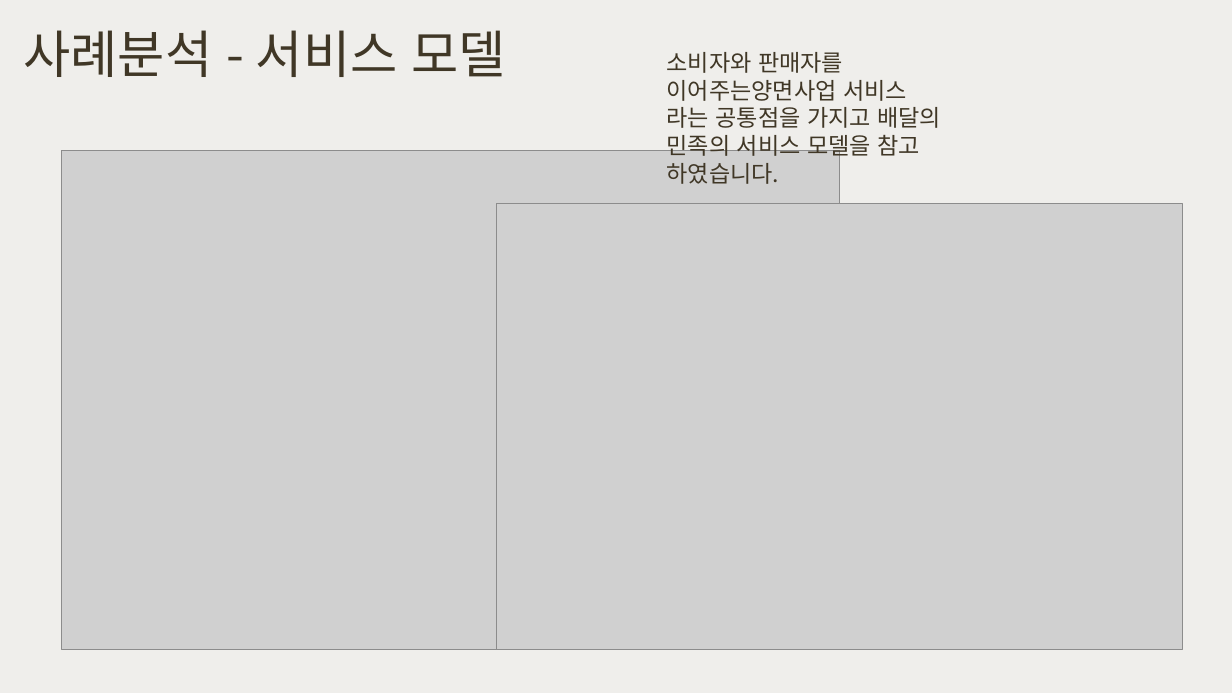
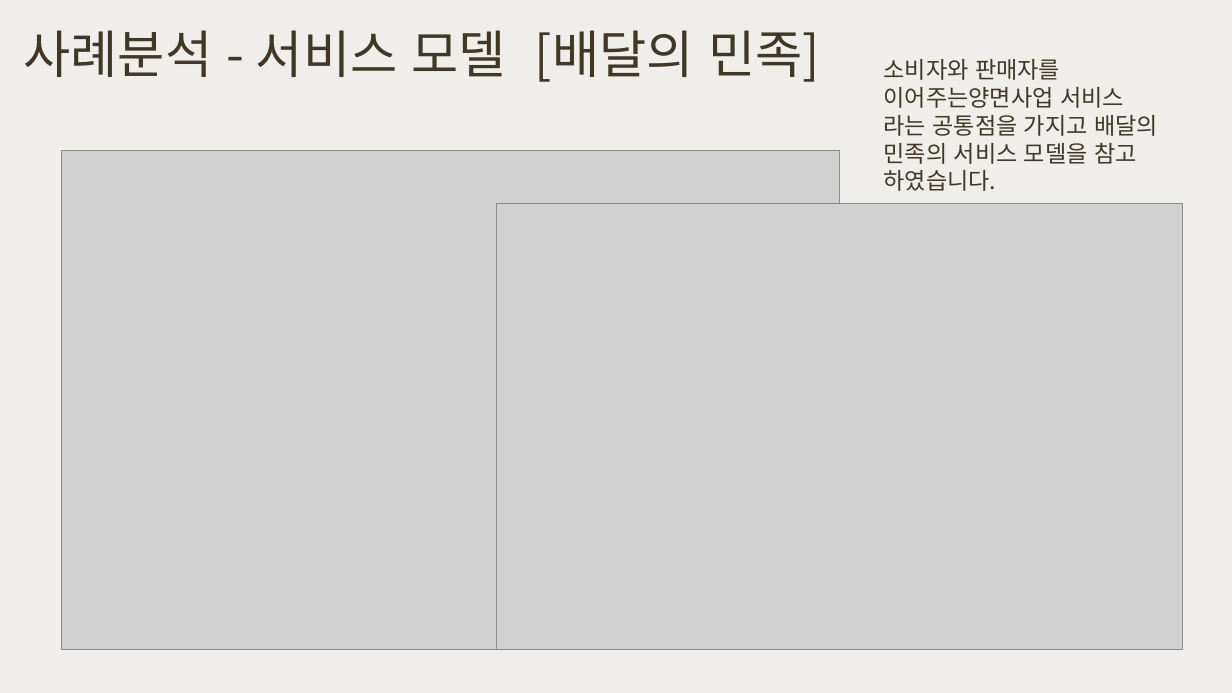
Before and after one commit to happyjane210/GIT2021-working, a slide deck: slide 9 of 9-project/1. 프로젝트 기획/주간 커-피 (초안).pptx. Drawn at 1232x693 pixels with LibreOffice and Linux fonts; fonts in the diff are those of the drawing; grey boxes stand for pictures. Boxes give left, top, right and bottom in pixels: in the first picture for what was removed or moved away, otherwise in the second. Text is boxed around its words. In the diff, an @@ line names an element or a change of style, - is before the commit and + after.

```diff
--- a/9-project/1. 프로젝트 기획/주간 커-피 (초안).pptx
+++ b/9-project/1. 프로젝트 기획/주간 커-피 (초안).pptx
@@ title at [24,30,820,82]: text changed @@
-사례분석 - 서비스 모델
+사례분석 - 서비스 모델 [배달의 민족]
@@ text "소비자와 판매자를 이어주는양면사업 서비스 라는 ...": place and size @@
-text "소비자와 판매자를 이어주는양면사업 서비스 라는 ..." at [667,52,941,184]
+text "소비자와 판매자를 이어주는양면사업 서비스 라는 ..." at [884,59,1158,191]
```
Also in this commit, not shown: 2 other slides changed, 3 other files.
